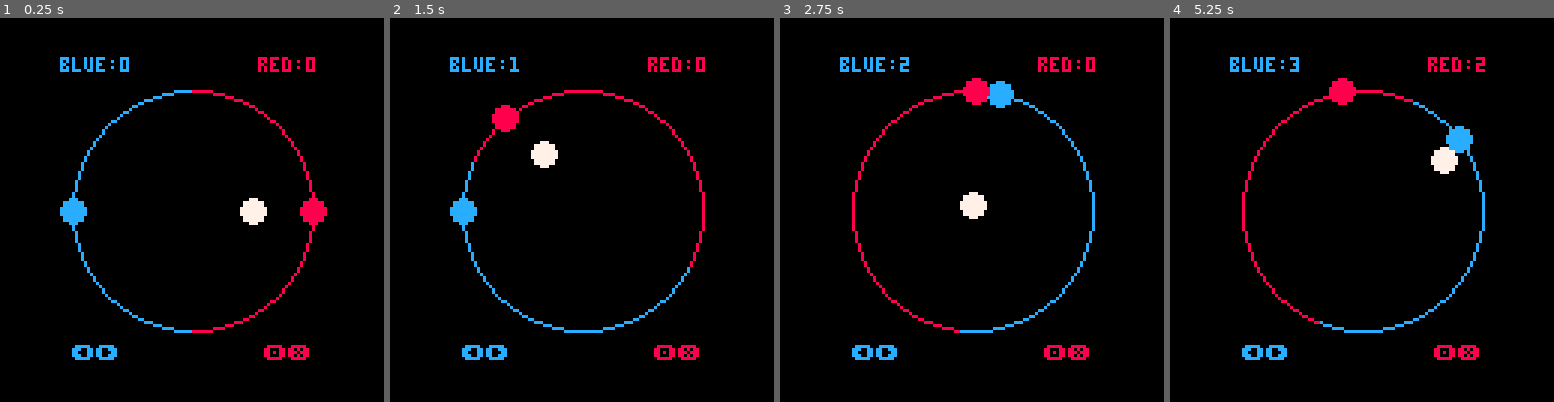
Above: before the commit, frames 1-4 (left to right).
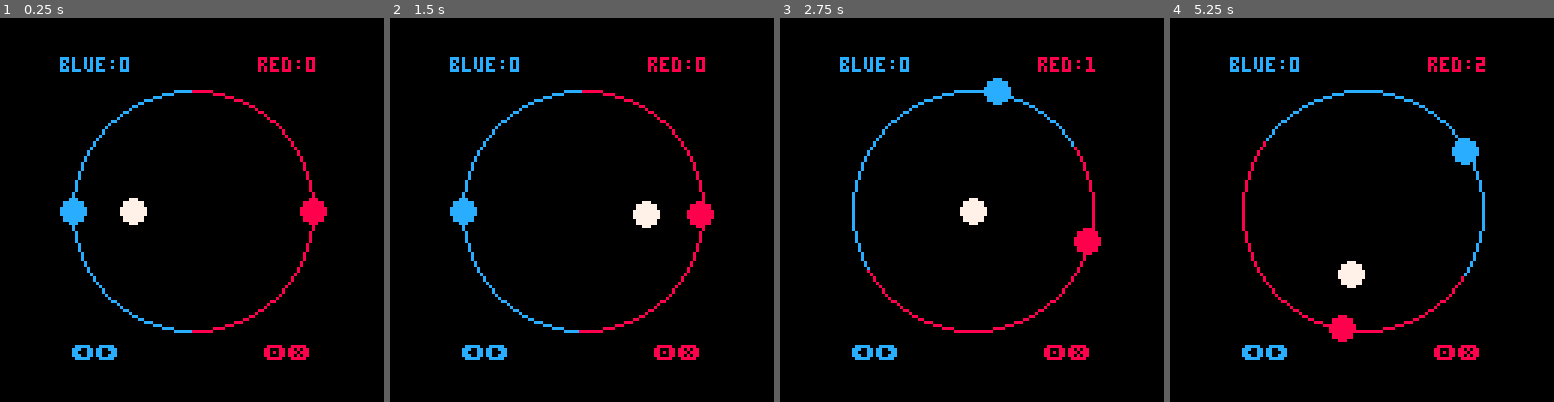
Above: after the commit, the same moments.

Repository: TheDevelo/circpong
Game: PICO-8 cartridge circpong.p8
Same seed, same stepped clock (60 frames per second), same inputs: the game is played once before the commit and once after it.
Inputs:
- Up to frame 1 (0.25 s): no input
- Up to frame 2 (1.5 s): tap X (X key) at 0.33, 1.07 s; tap O (Z key) at 0.7 s
- Up to frame 3 (2.75 s): hold Right 1.6-2.1 s; tap O (Z key) at 1.7, 2.1, 2.5 s; tap X (X key) at 1.85 s; hold Right from 2.47 s (still down)
- Up to frame 4 (5.25 s): tap O (Z key) every 0.4 s from 2.9 to 4.9 s; tap X (X key) at 2.97, 4.08, 5.2 s; release Right at 3.03 s; hold Left 3.08-3.58 s; hold Right 4.02-4.68 s; hold Left from 5.08 s (still down)

The runs differ from the first frame. In frame 1, 0.7% of the frame differs, in the area x 31-70%, y 46-54%; in frame 2, 1.9%; in frame 3, 2.1%; in frame 4, 2.4%, in the area x 25-81%, y 10-85%.

Commit message:
added accel to the paddle as well as change the sound

Diff:
--- a/circpong.p8
+++ b/circpong.p8
@@ -1,28 +1,32 @@
 pico-8 cartridge // http://www.pico-8.com
 version 16
 __lua__
-balls={}
 ballsize=4
 circsize=40
-speed=2.5
+ball_speed=1.25
+cpu_mult=1.1
 paddles={0.5,0}
-dpaddle=0.0125
-score={0, 0}
+paddle_speed=0.00625
+paddle_accel=0.0015
 
 function new_ball(balldir)
  ball={}
+ ball.hold=0
  ball.x=0
  ball.y=0
- ball.dx=cos(balldir)*speed
- ball.dy=sin(balldir)*speed
+ ball.dx=cos(balldir)*ball_speed
+ ball.dy=sin(balldir)*ball_speed
  return ball
 end
 
 function _init()
-  add(balls, new_ball(paddles[0]))
+ balls={}
+ add(balls, new_ball(paddles[1]))
+ score={0, 0}
+ dpaddles={0,0}
 end
 
-function _update()
+function _update60()
  for _, ball in pairs(balls) do
   ball.x+=ball.dx
   ball.y+=ball.dy
@@ -46,14 +50,19 @@
    add(balls, ball_new)
    score[(near_pad)%2+1]+=1
   end
-  for _, paddle in pairs(paddles) do
+  for i, paddle in pairs(paddles) do
    xdiff=ball.x-cos(paddle)*(circsize+1)
    ydiff=ball.y-sin(paddle)*(circsize+1)
    dist=sqrt(xdiff*xdiff+ydiff*ydiff)
    if dist<=ballsize*2 then
-    sfx(0, 0)
-    ball.dx=xdiff*speed/dist
-    ball.dy=ydiff*speed/dist
+    if ball.hold>2 then
+     sfx(0)
+    end
+    ball.hold=0
+    ball.dx=xdiff*ball_speed/dist
+    ball.dy=ydiff*ball_speed/dist
+   else
+    ball.hold+=1
    end
   end
  end
@@ -73,22 +82,28 @@
  end
  if (paddles[2]-angle)%1 > 0.5 and near_pad == 2 then
   --faster for harder
-  paddles[2]+=dpaddle*1.1
+  paddles[2]+=paddle_speed*cpu_mult
  elseif (paddles[2]-angle)%1 < 0.5 and near_pad == 2 then
-  paddles[2]-=dpaddle*1.1
+  paddles[2]-=paddle_speed*cpu_mult
  end
 
  if btn(⬅️) then
-  paddles[1]+=dpaddle
+  dpaddles[1]=min(paddle_speed,dpaddles[1]+paddle_accel)
+ elseif btn(➡️) then
+  dpaddles[1]=max(-paddle_speed,dpaddles[1]-paddle_accel)
+ else
+  if dpaddles[1]<0 then
+   dpaddles[1]=min(0,dpaddles[1]+paddle_accel)
+  else
+   dpaddles[1]=max(0,dpaddles[1]-paddle_accel)
+  end
  end
- if btn(➡️) then
-  paddles[1]-=dpaddle
- end
+ paddles[1]+=dpaddles[1]
  if btn(🅾️) then
-  paddles[2]+=dpaddle
+  paddles[2]+=paddle_speed
  end
  if btn(❎) then
-  paddles[2]-=dpaddle
+  paddles[2]-=paddle_speed
  end
  paddles[1]=paddles[1]%1
  paddles[2]=paddles[2]%1
@@ -143,7 +158,7 @@
  for _, ball in pairs(balls) do
   circfill(ball.x+64, ball.y+64, ballsize, 7)
  end
- circ(64, 64, circsize, 12)
+ circ(64, 64, circsize,12)
  pad_angs = calc_pad_angs(paddles)
  arc(64, 64, circsize, pad_angs[1], pad_angs[2], 8)
  circfill(cos(paddles[1])*circsize+64,sin(paddles[1])*circsize+64,ballsize,12)
Not shown, changed: the sound effects (__sfx__) section of circpong.p8
Not shown, changed: circpong-cpu.html
Not shown, added: circpong-cpu.js
